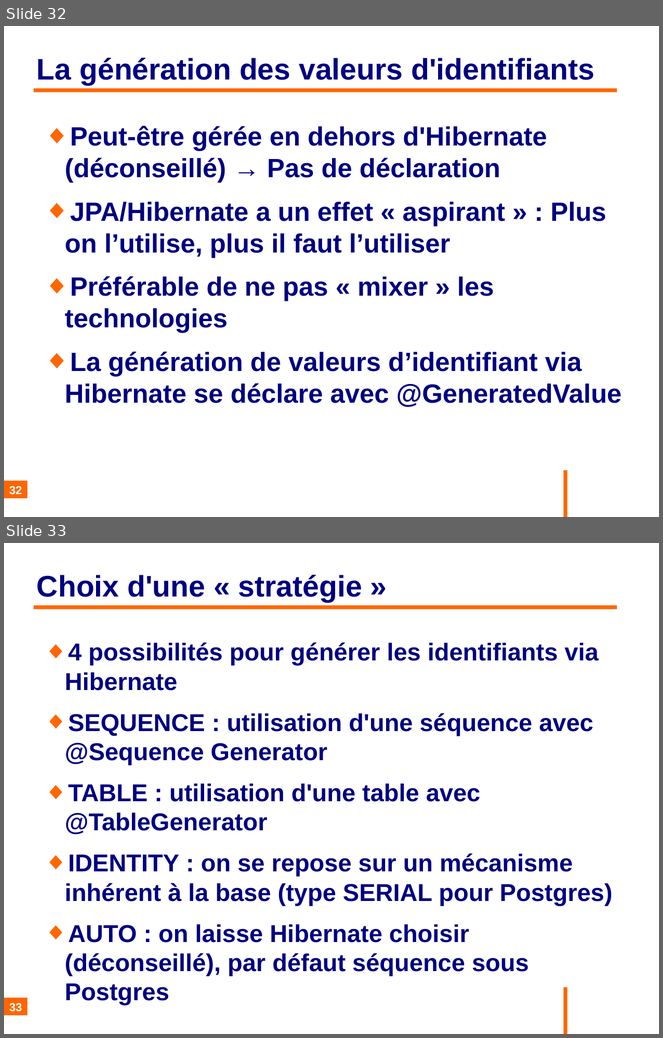
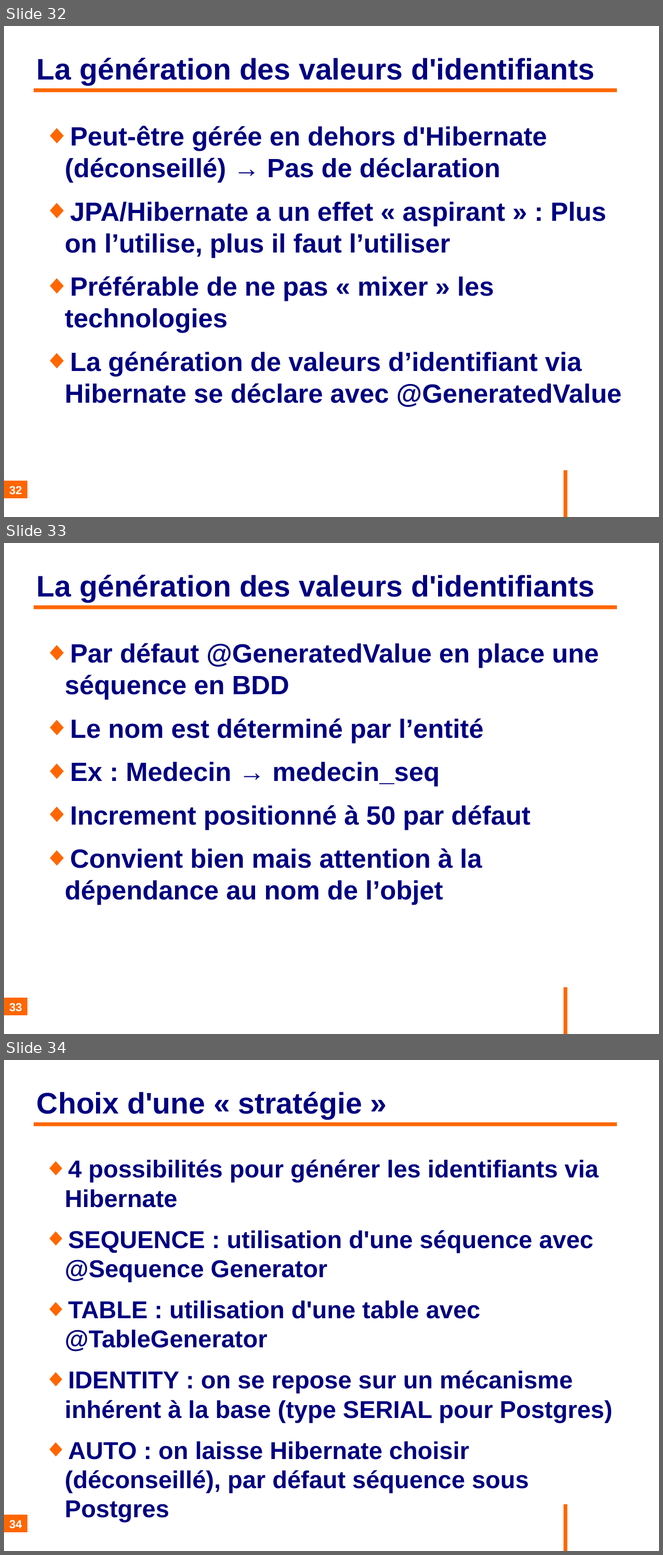
Before and after one commit to philphils/formation-hibernate-basique, a slide deck: Documentation/diapo_formation_hibernate.odp. Shown one above the other, each under a label of ours: slides 32 and 33 before the commit, slides 32, 33 and 34 after it. The pictures are 663x1038 and 663x1555 pixels, drawn with LibreOffice and Linux fonts; fonts in the diff are those of the drawing; background and template pictures are left out. Boxes give left, top, right and bottom in pixels: in the first picture for what was removed or moved away, otherwise in the second. Text is boxed around its words. In the diff, an @@ line names an element or a change of style, - is before the commit and + after.

```diff
--- a/Documentation/diapo_formation_hibernate.odp
+++ b/Documentation/diapo_formation_hibernate.odp
@@ slide 33 added at (4, 543, 659, 1034), background #FFFFFF; not listed: 1 template element that a slide beside it also shows @@
@@ title added at (37, 575, 595, 602), 36 pt, text #000080, bold @@
+La génération des valeurs d'identifiants
@@ line added from (34, 607) to (618, 607), #FF6600 4.54 pt @@
@@ text added at (65, 643, 599, 905), 32 pt, text #000080, bold @@
+◆ Par défaut @GeneratedValue en place une séquence en BDD
+◆ Le nom est déterminé par l’entité
+◆ Ex : Medecin → medecin_seq
+◆ Increment positionné à 50 par défaut
+◆ Convient bien mais attention à la dépendance au nom de l’objet
@@ page number added at (4, 999, 27, 1016), fill #FF6600, 14 pt, text #FFFFFF, bold @@
+33
@@ what was slide 33 is now slide 34 @@
@@ page number at (9, 1520, 22, 1529): text changed @@
-33
+34
```
Also in this commit, not shown: 2 slides changed, 1 other slide added.
